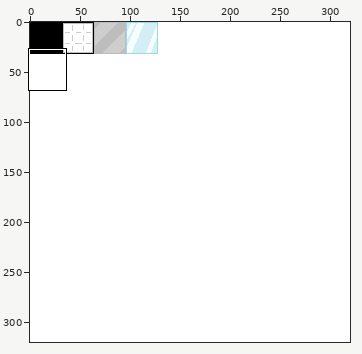
A sprite sheet gets an edit: res/textures/tileset.png. The first picture is a wide view before the edit; the outline marks the close-up.
Close-up. Old version:
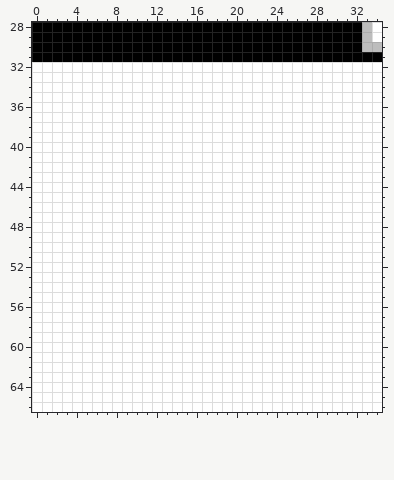
The file is 320x320 pixels. Colours within 5 levels of each other are drawn and written as one. Shown: x 0..34, y 28..66. The commit also changed other parts of the picture, which this record leaves out.
The result:
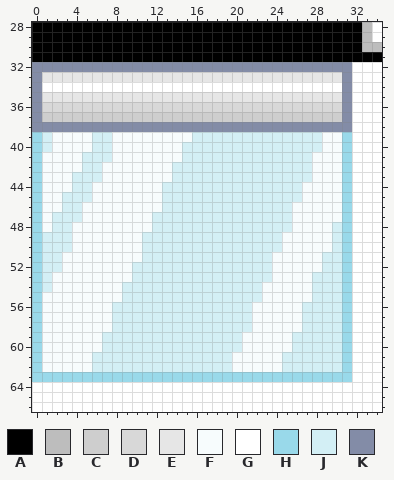
Palette (. is transparent): A #000000  B #bdbdbd  C #cecece  D #d8d8d8  E #e6e6e6  F #f7fcfd  G #ffffff  H #99d9ea  J #d3eff5  K #838ca7
Difference:
@@ x 0..34 @@
 31 AAAAAAAAAAAAAAAAAAAAAAAAAAAAAAAAAAA
-32 GGGGGGGGGGGGGGGGGGGGGGGGGGGGGGGGGGG
-33 GGGGGGGGGGGGGGGGGGGGGGGGGGGGGGGGGGG
-34 GGGGGGGGGGGGGGGGGGGGGGGGGGGGGGGGGGG
-35 GGGGGGGGGGGGGGGGGGGGGGGGGGGGGGGGGGG
-36 GGGGGGGGGGGGGGGGGGGGGGGGGGGGGGGGGGG
-37 GGGGGGGGGGGGGGGGGGGGGGGGGGGGGGGGGGG
-38 GGGGGGGGGGGGGGGGGGGGGGGGGGGGGGGGGGG
-39 GGGGGGGGGGGGGGGGGGGGGGGGGGGGGGGGGGG
-40 GGGGGGGGGGGGGGGGGGGGGGGGGGGGGGGGGGG
-41 GGGGGGGGGGGGGGGGGGGGGGGGGGGGGGGGGGG
-42 GGGGGGGGGGGGGGGGGGGGGGGGGGGGGGGGGGG
-43 GGGGGGGGGGGGGGGGGGGGGGGGGGGGGGGGGGG
-44 GGGGGGGGGGGGGGGGGGGGGGGGGGGGGGGGGGG
-45 GGGGGGGGGGGGGGGGGGGGGGGGGGGGGGGGGGG
-46 GGGGGGGGGGGGGGGGGGGGGGGGGGGGGGGGGGG
-47 GGGGGGGGGGGGGGGGGGGGGGGGGGGGGGGGGGG
-48 GGGGGGGGGGGGGGGGGGGGGGGGGGGGGGGGGGG
-49 GGGGGGGGGGGGGGGGGGGGGGGGGGGGGGGGGGG
-50 GGGGGGGGGGGGGGGGGGGGGGGGGGGGGGGGGGG
-51 GGGGGGGGGGGGGGGGGGGGGGGGGGGGGGGGGGG
-52 GGGGGGGGGGGGGGGGGGGGGGGGGGGGGGGGGGG
-53 GGGGGGGGGGGGGGGGGGGGGGGGGGGGGGGGGGG
-54 GGGGGGGGGGGGGGGGGGGGGGGGGGGGGGGGGGG
-55 GGGGGGGGGGGGGGGGGGGGGGGGGGGGGGGGGGG
-56 GGGGGGGGGGGGGGGGGGGGGGGGGGGGGGGGGGG
-57 GGGGGGGGGGGGGGGGGGGGGGGGGGGGGGGGGGG
-58 GGGGGGGGGGGGGGGGGGGGGGGGGGGGGGGGGGG
-59 GGGGGGGGGGGGGGGGGGGGGGGGGGGGGGGGGGG
-60 GGGGGGGGGGGGGGGGGGGGGGGGGGGGGGGGGGG
-61 GGGGGGGGGGGGGGGGGGGGGGGGGGGGGGGGGGG
-62 GGGGGGGGGGGGGGGGGGGGGGGGGGGGGGGGGGG
-63 GGGGGGGGGGGGGGGGGGGGGGGGGGGGGGGGGGG
+32 KKKKKKKKKKKKKKKKKKKKKKKKKKKKKKKKGGG
+33 KEEEEEEEEEEEEEEEEEEEEEEEEEEEEEEKGGG
+34 KGGGGGGGGGGGGGGGGGGGGGGGGGGGGGGKGGG
+35 KEEEEEEEEEEEEEEEEEEEEEEEEEEEEEEKGGG
+36 KDDDDDDDDDDDDDDDDDDDDDDDDDDDDDDKGGG
+37 KCCCCCCCCCCCCCCCCCCCCCCCCCCCCCCKGGG
+38 KKKKKKKKKKKKKKKKKKKKKKKKKKKKKKKKGGG
+39 HJFFFFJJFFFFFFFFJJJJJJJJJJJJJFFHGGG
+40 HJFFFFJJFFFFFFFJJJJJJJJJJJJJJFFHGGG
+41 HFFFFJJJFFFFFFFJJJJJJJJJJJJJFFFHGGG
+42 HFFFFJJFFFFFFFJJJJJJJJJJJJJJFFFHGGG
+43 HFFFJJJFFFFFFFJJJJJJJJJJJJJJFFFHGGG
+44 HFFFJJFFFFFFFJJJJJJJJJJJJJJFFFFHGGG
+45 HFFJJJFFFFFFFJJJJJJJJJJJJJJFFFFHGGG
+46 HFFJJFFFFFFFFJJJJJJJJJJJJJFFFFFHGGG
+47 HFJJJFFFFFFFJJJJJJJJJJJJJJFFFFFHGGG
+48 HFJJFFFFFFFFJJJJJJJJJJJJJJFFFFJHGGG
+49 HJJJFFFFFFFJJJJJJJJJJJJJJFFFFFJHGGG
+50 HJJJFFFFFFFJJJJJJJJJJJJJJFFFFFJHGGG
+51 HJJFFFFFFFFJJJJJJJJJJJJJFFFFFJJHGGG
+52 HJJFFFFFFFJJJJJJJJJJJJJJFFFFFJJHGGG
+53 HJFFFFFFFFJJJJJJJJJJJJJJFFFFJJJHGGG
+54 HJFFFFFFFJJJJJJJJJJJJJJFFFFFJJJHGGG
+55 HFFFFFFFFJJJJJJJJJJJJJJFFFFFJJJHGGG
+56 HFFFFFFFJJJJJJJJJJJJJJFFFFFJJJJHGGG
+57 HFFFFFFFJJJJJJJJJJJJJJFFFFFJJJJHGGG
+58 HFFFFFFFJJJJJJJJJJJJJJFFFFFJJJJHGGG
+59 HFFFFFFJJJJJJJJJJJJJJFFFFFJJJJJHGGG
+60 HFFFFFFJJJJJJJJJJJJJJFFFFFJJJJJHGGG
+61 HFFFFFJJJJJJJJJJJJJJFFFFFJJJJJJHGGG
+62 HFFFFFJJJJJJJJJJJJJJFFFFFJJJJJJHGGG
+63 HHHHHHHHHHHHHHHHHHHHHHHHHHHHHHHHGGG
 64 GGGGGGGGGGGGGGGGGGGGGGGGGGGGGGGGGGG
Where, in picture pixels (left, top, right, bottom), the same in both close-ups:
changed: (32, 62, 352, 382)
